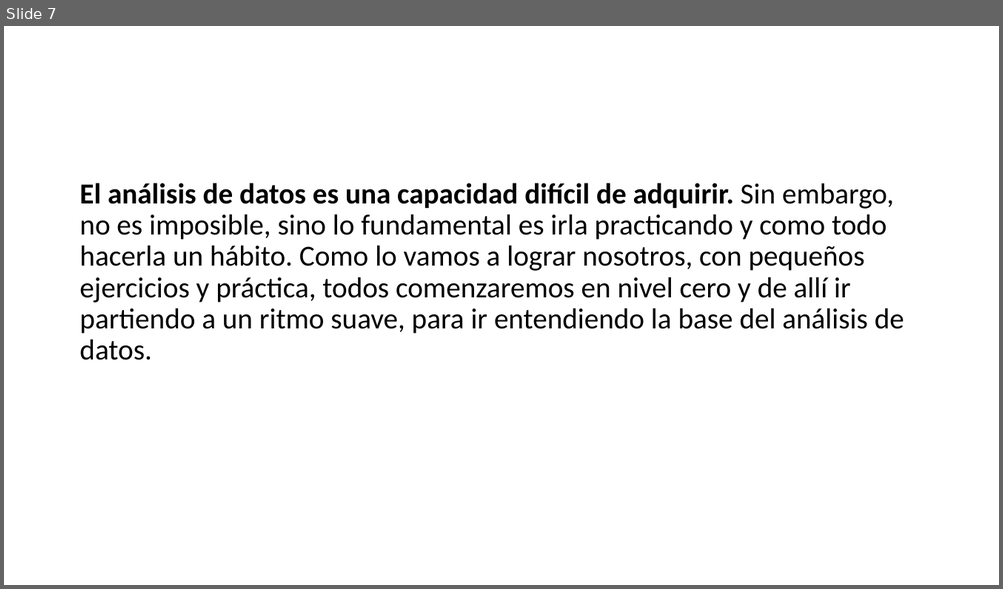
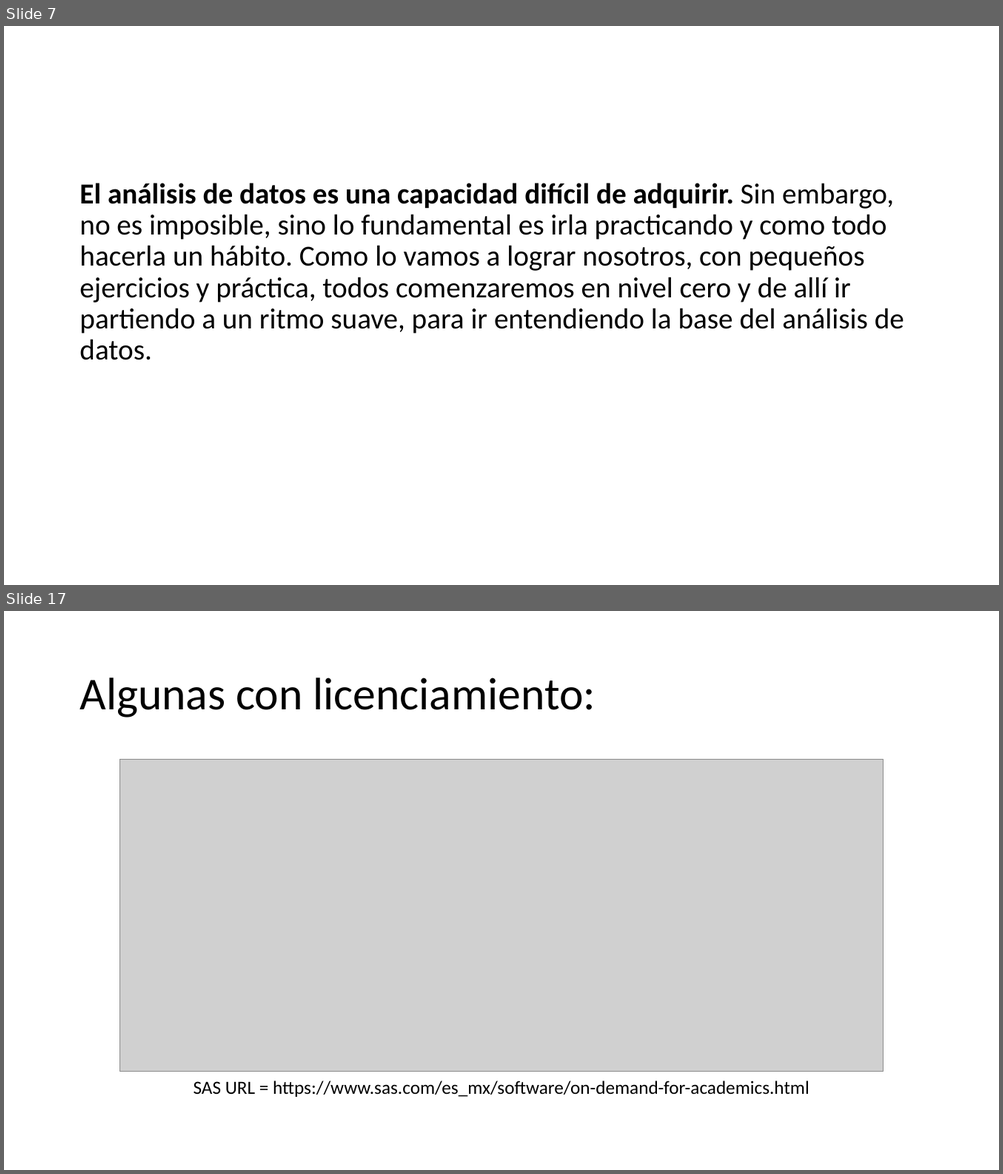
Before and after one commit to wparedesgt/RBasico, a slide deck: presentaciones/S01-New/00_Inicio.pptx. Shown one above the other, each under a label of ours: slide 7 before the commit, slides 7 and 17 after it; the slides between them are not shown. The pictures are 1003x589 and 1003x1174 pixels, drawn with LibreOffice and Linux fonts; fonts in the diff are those of the drawing; grey boxes stand for pictures; background and template pictures are left out. Boxes give left, top, right and bottom in pixels: in the first picture for what was removed or moved away, otherwise in the second. Text is boxed around its words. In the diff, an @@ line names an element or a change of style, - is before the commit and + after.

```diff
--- a/presentaciones/S01-New/00_Inicio.pptx
+++ b/presentaciones/S01-New/00_Inicio.pptx
@@ slide 17 added at [4,611,999,1170], background picture (left out) @@
@@ title added at [79,678,595,718], 44 pt, text #000000 @@
+Algunas con licenciamiento:
@@ picture added at [120,760,883,1072] @@
@@ text added at [193,1081,809,1097], 18 pt, text #000000 @@
+SAS URL = https://www.sas.com/es_mx/software/on-demand-for-academics.html
```
Also in this commit, not shown: 10 other slides added, 9 other files.
